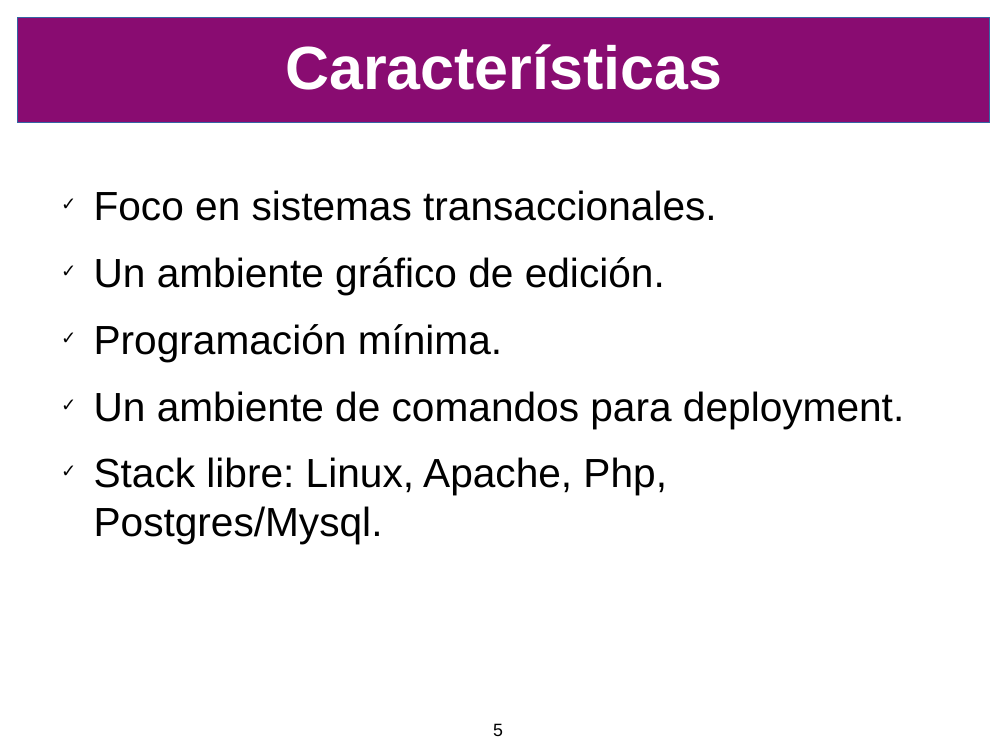
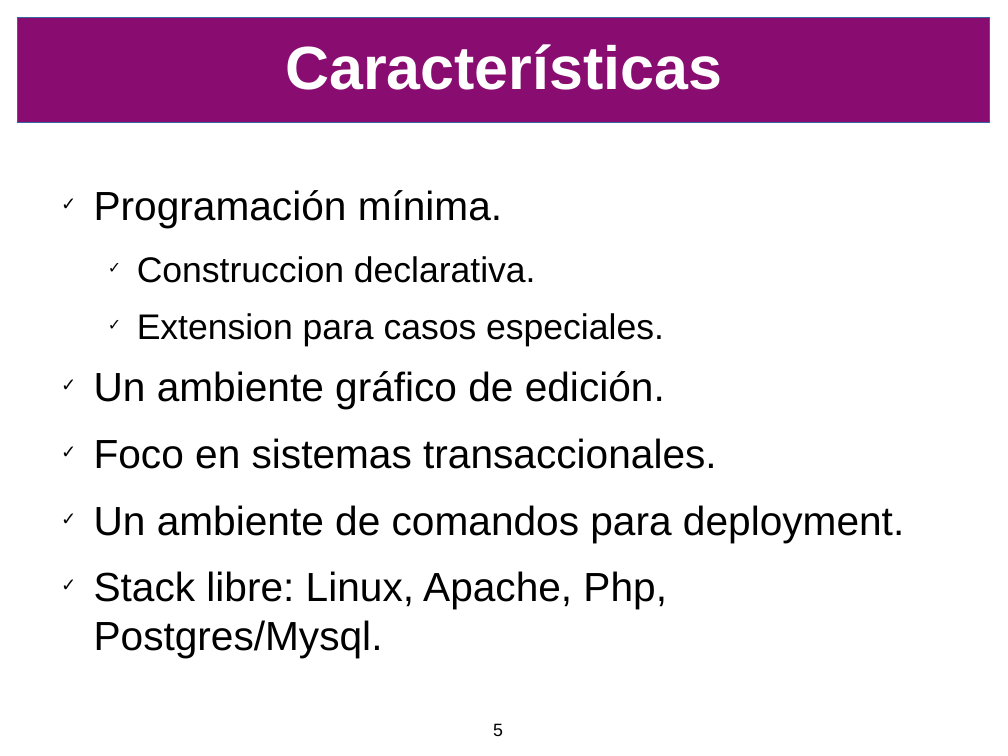
Before and after one commit to SIU-Toba/framework, a slide deck: slide 5 of doc/presentacion/CafeConf2006.odp. Drawn at 1008x756 pixels with LibreOffice and Linux fonts; fonts in the diff are those of the drawing; background and template pictures are left out. Boxes give left, top, right and bottom in pixels: in the first picture for what was removed or moved away, otherwise in the second. Text is boxed around its words. In the diff, an @@ line names an element or a change of style, - is before the commit and + after.

```diff
--- a/doc/presentacion/CafeConf2006.odp
+++ b/doc/presentacion/CafeConf2006.odp
@@ text at <box>94,190,665,409</box>: paragraphs added @@
+✓ Programación mínima.
+  ✓ Construccion declarativa.
+  ✓ Extension para casos especiales.
+✓ Un ambiente gráfico de edición.
@@ text at <box>94,257,665,361</box>: paragraphs removed @@
-✓ Un ambiente gráfico de edición.
-✓ Programación mínima.
```
Also in this commit, not shown: 13 other slides changed, 10 slides added, 2 slides removed.
